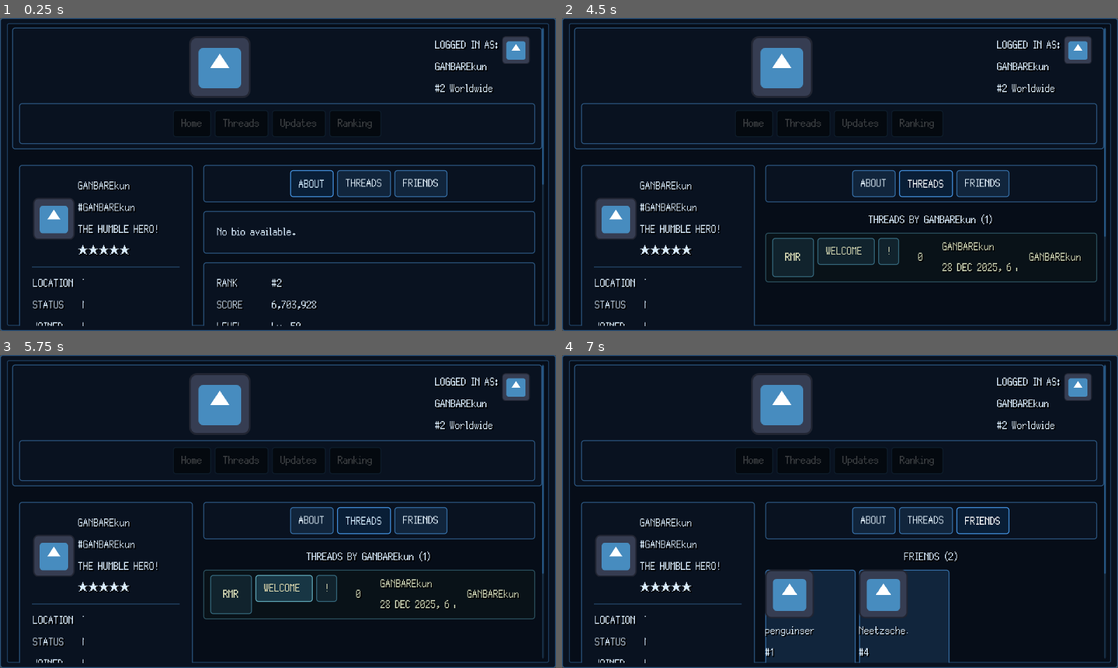
Above: before the commit, frames 1-4 (two rows, left to right).
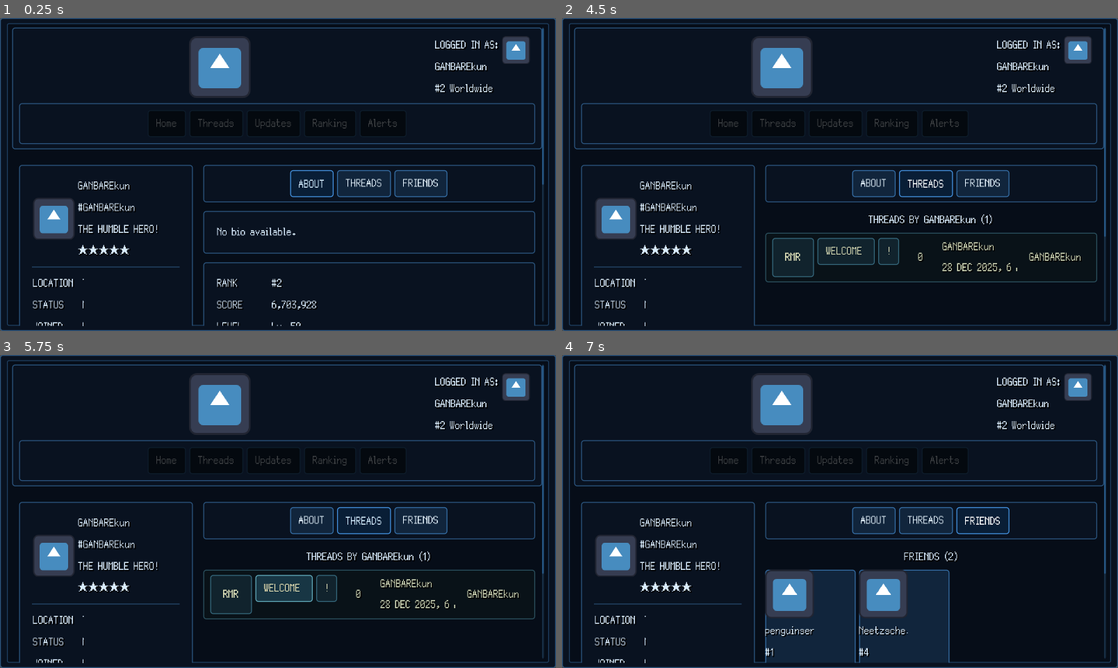
Above: after the commit, the same moments.

Repository: GYU-GAZE/NULL-NETWORK
Game: Godot game, scene res://apps/forum/profile/profile_app.tscn
Same seed, same stepped clock (60 frames per second), same inputs: the game is played once before the commit and once after it. This scene is started directly instead of the project's main scene. The engine's default icon, where the game draws it, is replaced by a stand-in: a white triangle on a blue panel in a dark square.
Inputs (mouse positions are in pixels of both pictures, inside the frame that each line leads up to):
- Up to frame 1 (0.25 s): no input
- Up to frame 2 (4.5 s): click "Home" at 0.5 s; click "Threads" at 1.25 s; click "Updates" at 2 s; click "Ranking" at 2.75 s; click (945, 124) at 3.5 s, where only the run after the commit has a clickable "Alerts"; click "THREADS" at 4.25 s
- Up to frame 3 (5.75 s): click "WELCOME, NEW PLAYERS" at 5 s
- Up to frame 4 (7 s): click "WELCOME, NEW PLAYERS" at 5.75 s; click "FRIENDS" at 6.5 s

The runs differ from the first frame. In frame 1, 0.5% of the frame differs, in the area x 28-72%, y 29-38%; in frame 2, 0.5%; in frame 3, 0.5%; in frame 4, 0.5%.
Error after the commit: Invalid access to property or key 'pressed' on a base object of type 'null instance'. (res://apps/forum/null_channel_header.gd:103)

Commit message:
feat(forum): expose runtime Operator profile from NULL CHANNEL header

Diff:
--- a/apps/forum/null_channel_header.gd
+++ b/apps/forum/null_channel_header.gd
@@ -19,6 +19,7 @@
 @onready var threads_btn: Button = %ThreadsBtn
 @onready var updates_btn: Button = %UpdatesBtn
 @onready var rankings_btn: Button = %RankingsBtn
+@onready var profile_btn: Button = %ProfileBtn
 @onready var alerts_btn: Button = %AlertsBtn
 @onready var alerts_notification_badge: Control = %AlertsNotificationBadge
 
@@ -46,11 +47,13 @@
 		username_label.text = fallback_username
 		user_rank_label.text = fallback_rank_label
 		user_avatar_rect.texture = null
+		profile_btn.disabled = true
 		return
 
 	username_label.text = player_user.display_name
 	user_rank_label.text = "%s Worldwide" % player_user.get_global_rank_label()
 	user_avatar_rect.texture = player_user.avatar
+	profile_btn.disabled = false
 
 
 func configure_navigation(
@@ -63,6 +66,7 @@
 	threads_btn.visible = show_main_nav
 	updates_btn.visible = show_main_nav and show_updates_navigation
 	rankings_btn.visible = show_main_nav and show_rankings_navigation
+	profile_btn.visible = show_main_nav
 	alerts_btn.visible = show_main_nav and show_alerts_navigation
 
 
@@ -96,6 +100,9 @@
 	_connect_site_action_button(updates_btn)
 	_connect_site_action_button(rankings_btn)
 
+	if not profile_btn.pressed.is_connected(_on_profile_pressed):
+		profile_btn.pressed.connect(_on_profile_pressed)
+
 
 func _connect_site_action_button(button: Button) -> void:
 	if button == null:
@@ -127,6 +134,18 @@
 		navigation_requested.emit(clean_url)
 
 
+func _on_profile_pressed() -> void:
+	var player_user: NetworkUserData = NetworkUserDatabase.get_player_user()
+
+	if player_user == null:
+		return
+
+	var profile_url: String = player_user.get_profile_url()
+
+	if not profile_url.is_empty():
+		navigation_requested.emit(profile_url)
+
+
 func _on_alerts_pressed() -> void:
 	alerts_requested.emit()
 
